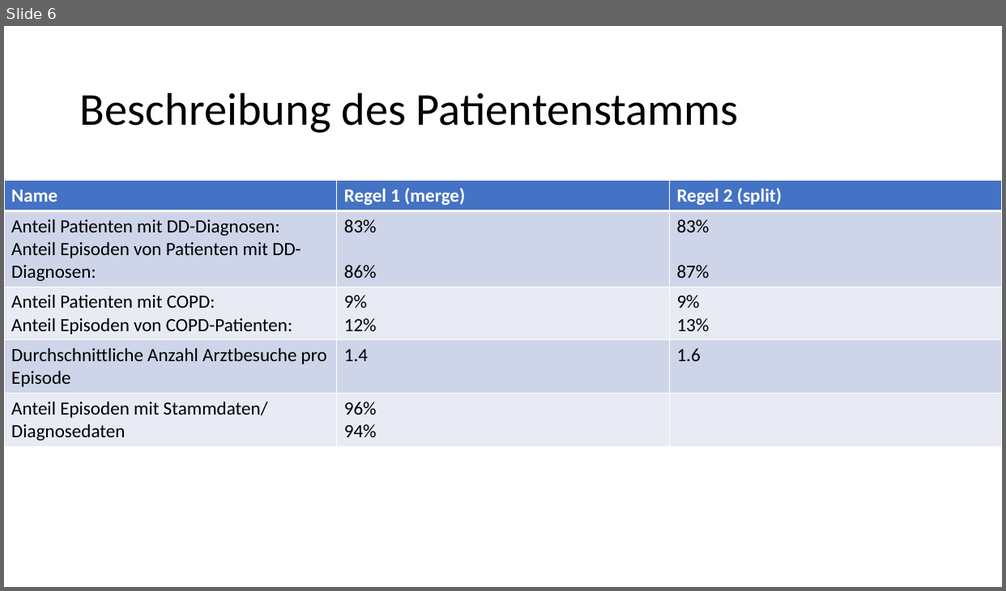
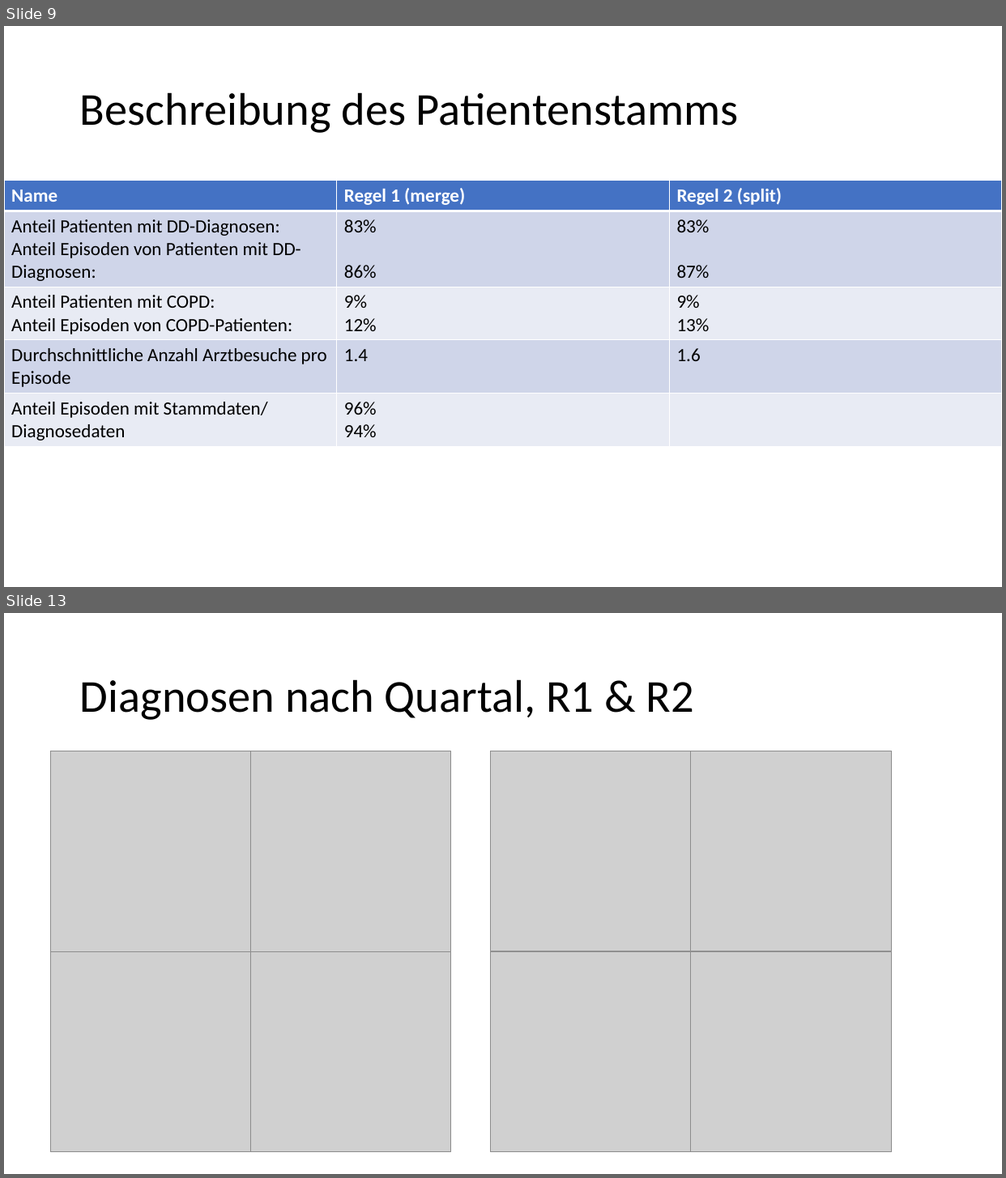
Before and after one commit to rapkroes/Code_UKSH_Husten, a slide deck: presentation Steinhaeuser 20_12_23.pptx. Shown one above the other, each under a label of ours: slide 6 before the commit, slides 9 and 13 after it; the slides between them are not shown. The pictures are 1006x591 and 1006x1178 pixels, drawn with LibreOffice and Linux fonts; fonts in the diff are those of the drawing; grey boxes stand for pictures. Boxes give left, top, right and bottom in pixels: in the first picture for what was removed or moved away, otherwise in the second. Text is boxed around its words. In the diff, an @@ line names an element or a change of style, - is before the commit and + after.

```diff
--- a/presentation Steinhaeuser 20_12_23.pptx
+++ b/presentation Steinhaeuser 20_12_23.pptx
@@ slide 13 added at (x1=4, y1=613, x2=1002, y2=1174), background #FFFFFF @@
@@ title added at (x1=80, y1=679, x2=694, y2=720), 44 pt, text #000000 @@
+Diagnosen nach Quartal, R1 & R2
@@ picture added at (x1=50, y1=752, x2=251, y2=952) @@
@@ picture added at (x1=251, y1=752, x2=452, y2=952) @@
@@ picture added at (x1=491, y1=752, x2=691, y2=952) @@
@@ picture added at (x1=691, y1=752, x2=892, y2=952) @@
@@ picture added at (x1=50, y1=952, x2=251, y2=1152) @@
@@ picture added at (x1=251, y1=952, x2=452, y2=1152) @@
@@ picture added at (x1=491, y1=952, x2=691, y2=1152) @@
@@ picture added at (x1=691, y1=952, x2=892, y2=1152) @@
@@ what was slide 6 is now slide 9 @@
```
Also in this commit, not shown: 2 slides changed, 22 other slides added, 1 other file.
